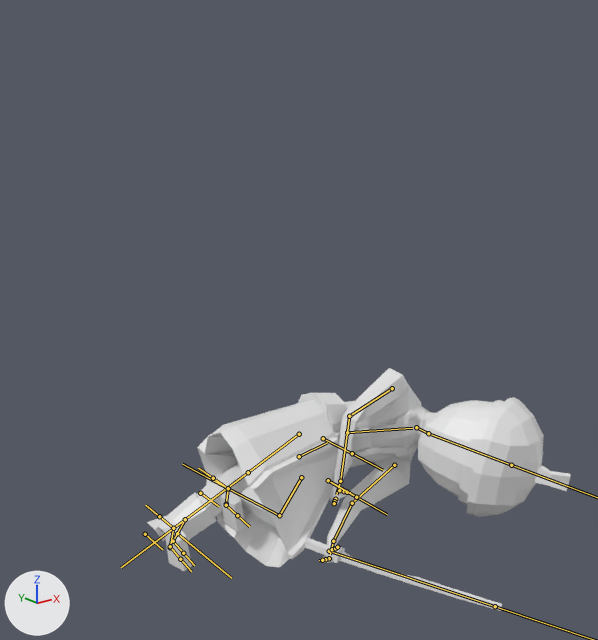
Renders of the FBX model Map/Assets/Models/Yamato_samurai/Yamato_samurai.fbx from each side of a commit.
Rendered twice from a camera (50 mm lens) standing at (-12.14, -21.69, 15.19) and looking at (2.9, -2.89, 7.67). Lighting does not change. The marker at lower left points along +X, +Y and +Z. Both versions are drawn at frame 1 of the action 'Armature|Untitled'; the numbers are the values there. The bones that bend it are drawn over the model as lines.

The first picture shows 'Samurai'.
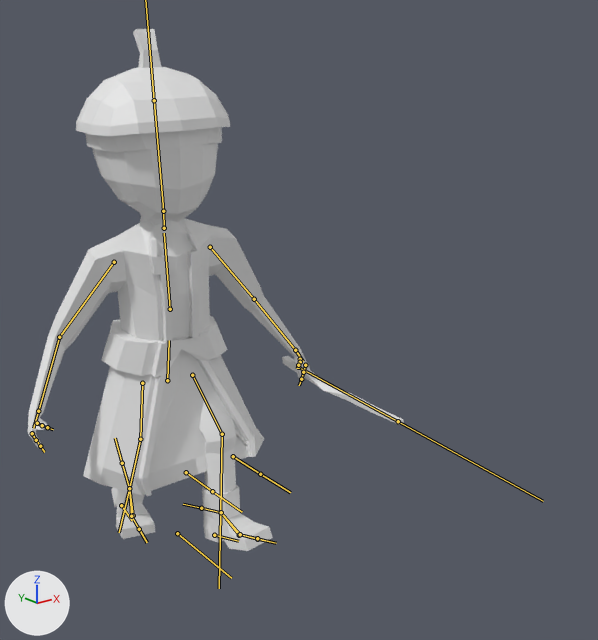
Where the change shows, as pixel boxes [x1, y1, x2, y2] in the pictures (598 x 640 px):
'Samurai', posed (11% narrower, 114% taller): before [147, 368, 570, 611]; after [27, 29, 404, 551]
bone 'Espada', root to tip: before (329, 551) to (495, 606); after (298, 367) to (398, 421)
bone 'Abdomen', root to tip: before (299, 456) to (327, 442); after (167, 380) to (169, 340)
bone 'Pecho', root to tip: before (347, 432) to (412, 428); after (170, 309) to (164, 233)
bone 'Cuello', root to tip: before (416, 427) to (428, 433); after (164, 228) to (163, 211)
bone 'Cabeza', root to tip: before (428, 433) to (511, 465); after (163, 211) to (154, 100)
bone 'Brazo.L', root to tip: before (394, 465) to (352, 503); after (210, 247) to (254, 299)
bone 'Antebrazo.L', root to tip: before (352, 503) to (333, 541); after (254, 299) to (295, 350)
bone 'Mano.L', root to tip: before (333, 541) to (330, 554); after (295, 350) to (303, 361)
bone 'Brazo.R', root to tip: before (392, 388) to (349, 416); after (114, 262) to (59, 337)
bone 'Antebrazo.R', root to tip: before (349, 416) to (340, 481); after (59, 337) to (38, 411)
bone 'Femur.L', root to tip: before (301, 477) to (279, 515); after (192, 375) to (222, 434)
bone 'Tibia.L', root to tip: before (279, 515) to (228, 488); after (222, 434) to (220, 512)
bone 'Femur.R', root to tip: before (299, 434) to (248, 472); after (142, 383) to (140, 439)
bone 'Tibia.R', root to tip: before (248, 472) to (185, 519); after (140, 439) to (129, 488)
bone 'Pierna_Control.L', root to tip: before (200, 493) to (219, 506); after (214, 535) to (238, 541)
bone 'DedosPie.L', root to tip: before (226, 505) to (237, 515); after (240, 534) to (257, 539)
bone 'Pierna_Control.R', root to tip: before (145, 534) to (162, 549); after (121, 505) to (132, 520)
bone 'Pie.R', root to tip: before (185, 519) to (173, 541); after (129, 488) to (131, 516)
bone 'DedosPie.R', root to tip: before (173, 541) to (183, 553); after (131, 516) to (139, 529)
bone 'Pie_Roll.R', root to tip: before (170, 547) to (173, 528); after (133, 515) to (129, 488)

Diff of the bpy script that builds the scene:
```diff
--- a/Map/Assets/Models/Yamato_samurai/Yamato_samurai.fbx.py
+++ b/Map/Assets/Models/Yamato_samurai/Yamato_samurai.fbx.py
@@ bone_espada @@
 bone_espada = bpy.data.objects['Armature'].pose.bones['Espada']
-bone_espada.location = (-5.12, 3.55, -1.27)
-bone_espada.rotation_quaternion = (0.681, 0.153, -0.707, -0.116)  # degrees (97, -68, -94)
+bone_espada.location = (0.06, 0.62, 0.0)
+bone_espada.rotation_quaternion = (0.998, -0.063, 0.014, 0.011)  # degrees (-7, 2, 1)
@@ bone_abdomen @@
 bone_abdomen = bpy.data.objects['Armature'].pose.bones['Abdomen']  # child of 'Root'
-bone_abdomen.location = (-4.18, -3.44, -1.46)
-bone_abdomen.rotation_quaternion = (0.728, 0.04, 0.008, 0.684)  # degrees (4, -2, 86)
+bone_abdomen.location = (0.08, -0.03, 0.0)
+bone_abdomen.rotation_quaternion = (0.998, -0.027, -0.062, 0.016)  # degrees (-3, -7, 2)
@@ bone_pecho @@
 bone_pecho = bpy.data.objects['Armature'].pose.bones['Pecho']  # child of 'Abdomen'
-bone_pecho.rotation_quaternion = (0.928, 0.372, -0.012, 0.0)  # degrees (44, -1, 0)
+bone_pecho.rotation_quaternion = (0.999, -0.014, 0.0, 0.035)  # degrees (-2, 0, 4)
@@ bone_cuello @@
 bone_cuello = bpy.data.objects['Armature'].pose.bones['Cuello']  # child of 'Pecho'
-bone_cuello.rotation_quaternion = (0.95, -0.287, -0.076, 0.095)  # degrees (-34, -5, 13)
+bone_cuello.rotation_quaternion = (1.0, 0.0, 0.0, 0.0)  # degrees (0, 0, 0)
@@ bone_cabeza @@
 bone_cabeza = bpy.data.objects['Armature'].pose.bones['Cabeza']  # child of 'Cuello'
-bone_cabeza.rotation_quaternion = (1.0, 0.0, 0.0, 0.0)  # degrees (0, 0, 0)
+bone_cabeza.rotation_quaternion = (1.0, -0.023, 0.0, 0.0)  # degrees (-3, 0, 0)
@@ bone_brazo_l @@
 bone_brazo_l = bpy.data.objects['Armature'].pose.bones['Brazo.L']  # child of 'Pecho'
-bone_brazo_l.rotation_quaternion = (0.842, -0.303, -0.025, -0.445)  # degrees (-31, -18, -51)
+bone_brazo_l.rotation_quaternion = (1.0, 0.0, 0.0, 0.0)  # degrees (0, 0, 0)
@@ bone_antebrazo_l @@
 bone_antebrazo_l = bpy.data.objects['Armature'].pose.bones['Antebrazo.L']  # child of 'Brazo.L'
-bone_antebrazo_l.rotation_quaternion = (0.989, 0.026, 0.008, 0.145)  # degrees (3, 0, 17)
+bone_antebrazo_l.rotation_quaternion = (1.0, 0.0, 0.0, 0.0)  # degrees (0, 0, 0)
@@ bone_mano_l @@
 bone_mano_l = bpy.data.objects['Armature'].pose.bones['Mano.L']  # child of 'Antebrazo.L'
-bone_mano_l.rotation_quaternion = (0.974, 0.198, -0.111, 0.027)  # degrees (23, -13, 1)
+bone_mano_l.rotation_quaternion = (1.0, 0.0, 0.0, 0.0)  # degrees (0, 0, 0)
@@ bone_brazo_r @@
 bone_brazo_r = bpy.data.objects['Armature'].pose.bones['Brazo.R']  # child of 'Pecho'
-bone_brazo_r.rotation_quaternion = (0.818, -0.381, 0.107, 0.418)  # degrees (-38, 30, 44)
+bone_brazo_r.rotation_quaternion = (1.0, 0.0, 0.0, 0.0)  # degrees (0, 0, 0)
@@ bone_antebrazo_r @@
 bone_antebrazo_r = bpy.data.objects['Armature'].pose.bones['Antebrazo.R']  # child of 'Brazo.R'
-bone_antebrazo_r.rotation_quaternion = (0.838, -0.509, 0.014, 0.196)  # degrees (-60, 13, 19)
+bone_antebrazo_r.rotation_quaternion = (1.0, 0.0, 0.0, 0.0)  # degrees (0, 0, 0)
@@ bone_femur_l @@
 bone_femur_l = bpy.data.objects['Armature'].pose.bones['Femur.L']  # child of 'Abdomen'
-bone_femur_l.rotation_quaternion = (0.974, -0.219, 0.009, -0.053)  # degrees (-25, 0, -6)
+bone_femur_l.rotation_quaternion = (0.899, -0.414, -0.138, -0.014)  # degrees (-50, -15, 5)
@@ bone_tibia_l @@
 bone_tibia_l = bpy.data.objects['Armature'].pose.bones['Tibia.L']  # child of 'Femur.L'
-bone_tibia_l.rotation_quaternion = (0.559, 0.829, 0.0, 0.0)  # degrees (112, 0, 0)
+bone_tibia_l.rotation_quaternion = (0.943, 0.332, 0.0, 0.0)  # degrees (39, 0, 0)
@@ bone_femur_r @@
 bone_femur_r = bpy.data.objects['Armature'].pose.bones['Femur.R']  # child of 'Abdomen'
-bone_femur_r.rotation_quaternion = (0.942, 0.161, -0.116, -0.27)  # degrees (22, -8, -33)
+bone_femur_r.rotation_quaternion = (0.994, 0.085, -0.067, -0.027)  # degrees (10, -7, -4)
@@ bone_tibia_r @@
 bone_tibia_r = bpy.data.objects['Armature'].pose.bones['Tibia.R']  # child of 'Femur.R'
-bone_tibia_r.rotation_quaternion = (1.0, -0.027, -0.002, -0.003)  # degrees (-3, 0, 0)
+bone_tibia_r.rotation_quaternion = (0.995, 0.099, 0.0, 0.0)  # degrees (11, 0, 0)
@@ bone_pierna_control_l @@
 bone_pierna_control_l = bpy.data.objects['Armature'].pose.bones['Pierna_Control.L']  # child of 'Root'
-bone_pierna_control_l.location = (-0.48, 0.0, 0.77)
-bone_pierna_control_l.rotation_quaternion = (0.757, 0.0, -0.653, 0.0)  # degrees (0, -82, 0)
+bone_pierna_control_l.location = (0.4, 2.21, 0.51)
+bone_pierna_control_l.rotation_quaternion = (0.991, 0.113, -0.017, 0.076)  # degrees (13, -3, 8)
@@ bone_dedospie_l @@
 bone_dedospie_l = bpy.data.objects['Armature'].pose.bones['DedosPie.L']  # child of 'Pie.L'
-bone_dedospie_l.rotation_quaternion = (1.0, 0.0, 0.012, 0.019)  # degrees (0, 1, 2)
+bone_dedospie_l.rotation_quaternion = (0.998, 0.05, 0.006, 0.023)  # degrees (6, 1, 3)
@@ bone_pierna_control_r @@
 bone_pierna_control_r = bpy.data.objects['Armature'].pose.bones['Pierna_Control.R']  # child of 'Root'
-bone_pierna_control_r.location = (0.0, 0.0, 0.0)
-bone_pierna_control_r.rotation_quaternion = (0.755, 0.0, -0.655, 0.0)  # degrees (0, -82, 0)
+bone_pierna_control_r.location = (-0.26, -2.2, 0.0)
+bone_pierna_control_r.rotation_quaternion = (0.996, 0.0, 0.0, -0.087)  # degrees (0, 0, -10)
@@ bone_pie_r @@
 bone_pie_r = bpy.data.objects['Armature'].pose.bones['Pie.R']  # child of 'Pierna_Control.R'
-bone_pie_r.location = (0.23, -0.14, 0.41)
-bone_pie_r.rotation_quaternion = (0.98, -0.173, 0.0, 0.097)  # degrees (-20, 2, 11)
+bone_pie_r.location = (-0.02, 0.24, 0.64)
+bone_pie_r.rotation_quaternion = (0.937, -0.349, 0.0, -0.013)  # degrees (-41, -1, -1)
@@ bone_dedospie_r @@
 bone_dedospie_r = bpy.data.objects['Armature'].pose.bones['DedosPie.R']  # child of 'Pie.R'
-bone_dedospie_r.rotation_quaternion = (0.98, 0.169, -0.063, -0.082)  # degrees (20, -5, -11)
+bone_dedospie_r.rotation_quaternion = (0.937, 0.348, -0.014, 0.009)  # degrees (41, -2, 0)
@@ bone_pie_roll_r @@
 bone_pie_roll_r = bpy.data.objects['Armature'].pose.bones['Pie_Roll.R']  # child of 'Pierna_Control.R'
-bone_pie_roll_r.rotation_quaternion = (1.0, 0.0, 0.0, 0.0)  # degrees (0, 0, 0)
+bone_pie_roll_r.rotation_quaternion = (0.937, 0.349, 0.0, 0.0)  # degrees (41, 0, 0)
```
